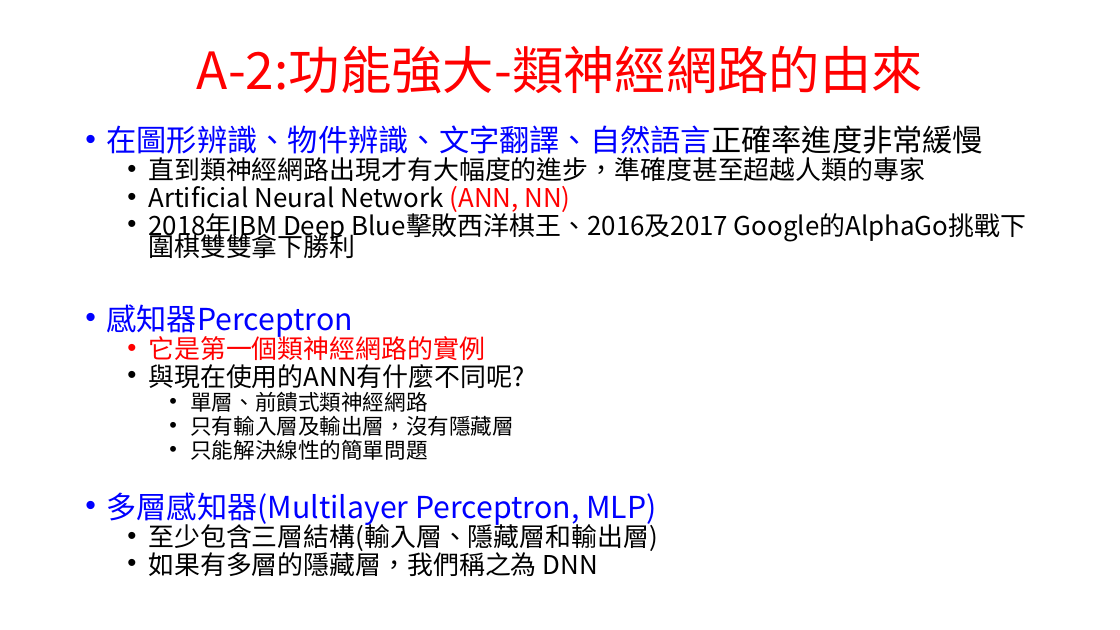
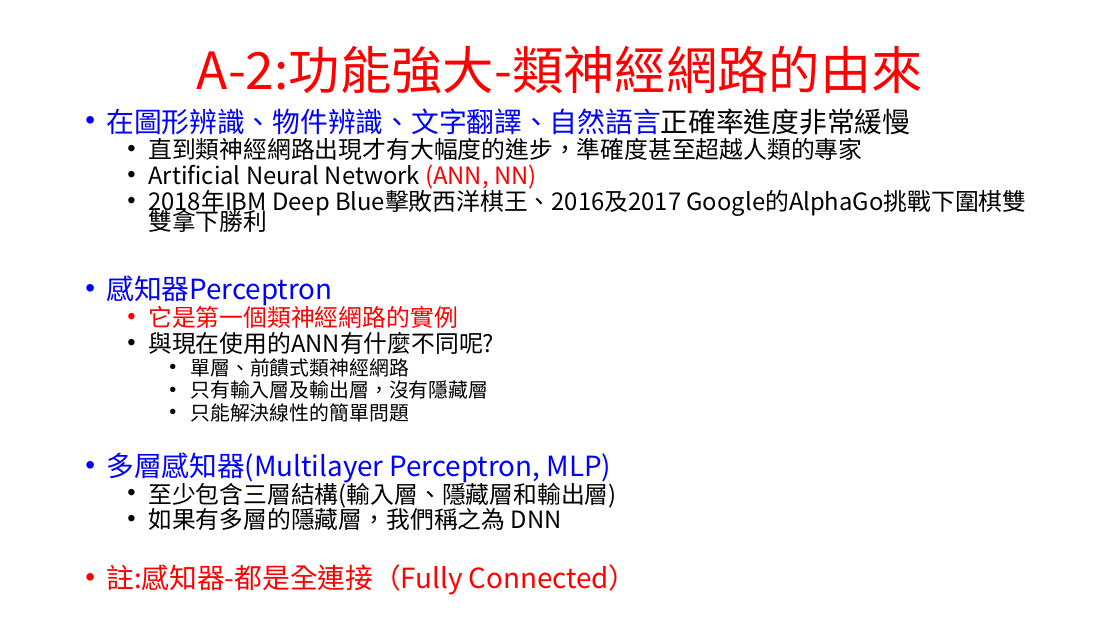
Before and after one commit to chih-chengwu/Artificial-Intelligence-MD, a slide deck: slide 1 of A-2-功能強大-類神經網路的由來.pptx. Drawn at 1120x630 pixels with LibreOffice and Linux fonts; fonts in the diff are those of the drawing. Boxes give left, top, right and bottom in pixels: in the first picture for what was removed or moved away, otherwise in the second. Text is boxed around its words. In the diff, an @@ line names an element or a change of style, - is before the commit and + after.

```diff
--- a/A-2-功能強大-類神經網路的由來.pptx
+++ b/A-2-功能強大-類神經網路的由來.pptx
@@ text "在圖形辨識、物件辨識、文字翻譯、自然語言正確率進度非常緩慢": place and size @@
-text "在圖形辨識、物件辨識、文字翻譯、自然語言正確率進度非常緩慢" at [106,125,983,576]
+text "在圖形辨識、物件辨識、文字翻譯、自然語言正確率進度非常緩慢" at [106,108,910,595]
@@ text at [106,108,910,530]: size 25.9 to 23.8 pt in "在圖形辨識、物件辨識、文字翻譯、自然語言正確率進度非常緩慢", "感知器Perceptron", "多層感知器(Multilayer Perceptron, MLP)"; size 22.2 to 20.4 pt in "直到類神經網路出現才有大幅度的進步，準確度甚至超越人類的專家", "Artificial Neural Network (ANN, NN)", "2018年IBM Deep Blue擊敗西洋棋王、2016及2017 Google的AlphaGo挑戰下圍棋雙雙拿下勝利", "它是第一個類神經網路的實例" and 3 more places; size 18.5 to 17 pt in "單層、前饋式類神經網路", "只有輸入層及輸出層，沒有隱藏層", "只能解決線性的簡單問題" @@
@@ text at [106,564,637,595]: paragraph added @@
+• 註:感知器-都是全連接（Fully Connected）
```
Also in this commit, not shown: 1 other slide changed, 53 other files.
